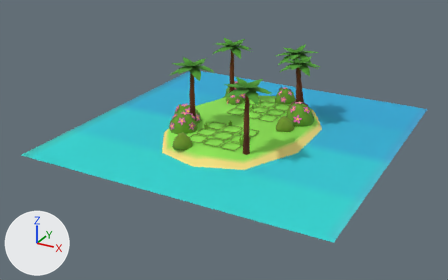
The glTF model Assets/GLTFs/Environment/FightMaps/Beach/Beach.glb, before and after one commit.
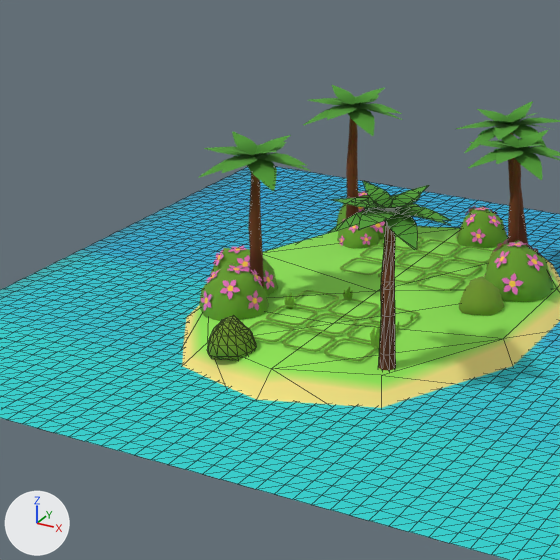
Each version is shown whole from a 50 mm camera at (15.98, -31.31, 14.74) aimed at (-0.47, -1.4, -0.22), then close up on the part from 20% to 71% of the width and 1% to 83% of the height. The axes (+X, +Y, +Z) are drawn at lower left. The lights are the same throughout. The close-ups show mesh edges as thin lines. Where no turn or scale is listed for an object, it has been applied to the vertices.

Names of what the first close-up shows: 'BushMerge.003', 'BushMerge.004', 'BushMerge.007', 'BushMerge.008', 'PalmenMerge', 'PalmenMerge.001', 'PalmenMerge.002', 'PalmenMerge.003', 'PalmenMerge.004', 'Plane', 'Plane.001', 'Plane.009'.
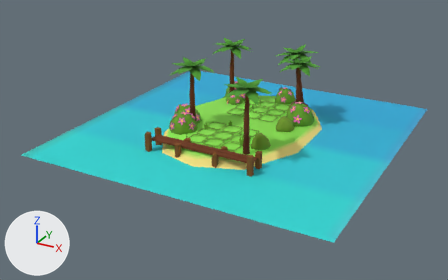
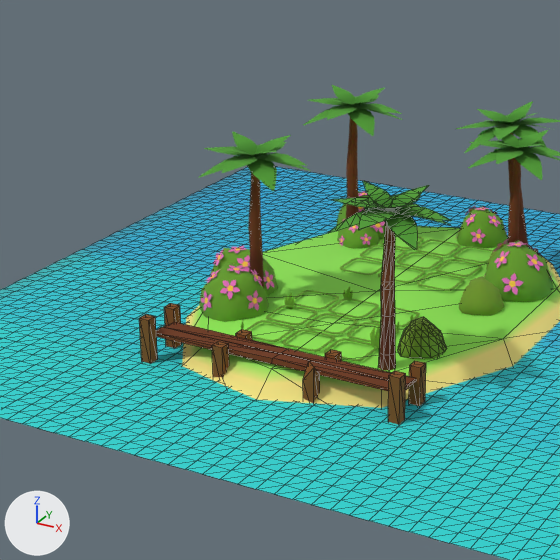
Where the change shows, as pixel boxes (x1, y1, x2, y2) in the close-ups (560 x 560 px):
'BushMerge.007', moved
    before: (207, 316, 256, 360)
    after: (398, 317, 447, 359)
'Cube.001', added (brown)
    after: (156, 327, 409, 391)
'Cube', added (brown)
    after: (163, 322, 416, 387)
'Cube.002', added (brown)
    after: (388, 371, 406, 424)
'Cube.004', added (brown)
    after: (139, 314, 158, 364)
'Cube.003', added (brown)
    after: (409, 361, 426, 406)
'Cube.008', added (brown)
    after: (212, 341, 229, 377)
'Cube.006', added (brown)
    after: (303, 361, 320, 404)
'Cube.005', added
    after: (164, 303, 182, 348)
'Cube.007', added
    after: (325, 350, 341, 361)
'Cube.009', added
    after: (236, 329, 252, 340)

Diff of the bpy script that builds the scene:
```diff
--- a/Assets/GLTFs/Environment/FightMaps/Beach/Beach.glb.py
+++ b/Assets/GLTFs/Environment/FightMaps/Beach/Beach.glb.py
@@ me_cube_012 @@
+me_cube_012.from_pydata(...)  # 8 vertices, 10 faces; spans x -0.135..0.135, y -0.135..0.135, z -0.629..0.629
+me_cube_012.materials.append(mat_beachtexture)  # picture img_texture
@@ me_cube_011 @@
+me_cube_011.from_pydata(...)  # 8 vertices, 10 faces; spans x -0.135..0.135, y -0.135..0.135, z -0.629..0.629
+me_cube_011.materials.append(mat_beachtexture)  # picture img_texture
@@ me_cube_010 @@
+me_cube_010.from_pydata(...)  # 8 vertices, 10 faces; spans x -0.135..0.135, y -0.135..0.135, z -0.629..0.629
+me_cube_010.materials.append(mat_beachtexture)  # picture img_texture
@@ me_cube_009 @@
+me_cube_009.from_pydata(...)  # 8 vertices, 10 faces; spans x -0.135..0.135, y -0.135..0.135, z -0.629..0.629
+me_cube_009.materials.append(mat_beachtexture)  # picture img_texture
@@ me_cube_008 @@
+me_cube_008.from_pydata(...)  # 8 vertices, 10 faces; spans x -0.135..0.135, y -0.135..0.135, z -0.629..0.629
+me_cube_008.materials.append(mat_beachtexture)  # picture img_texture
@@ me_cube_007 @@
+me_cube_007.from_pydata(...)  # 8 vertices, 10 faces; spans x -0.135..0.135, y -0.135..0.135, z -0.629..0.629
+me_cube_007.materials.append(mat_beachtexture)  # picture img_texture
@@ me_cube_006 @@
+me_cube_006.from_pydata(...)  # 8 vertices, 10 faces; spans x -0.135..0.135, y -0.135..0.135, z -0.629..0.629
+me_cube_006.materials.append(mat_beachtexture)  # picture img_texture
@@ me_cube_005 @@
+me_cube_005.from_pydata(...)  # 8 vertices, 10 faces; spans x -0.135..0.135, y -0.135..0.135, z -0.629..0.629
+me_cube_005.materials.append(mat_beachtexture)  # picture img_texture
@@ me_cube_003 @@
+me_cube_003.from_pydata(...)  # 12 vertices, 16 faces; spans x -3.21..3.21, y -0.18..0.18, z -0.05..0.07
+me_cube_003.materials.append(mat_beachtexture)  # picture img_texture
@@ me_cube @@
+me_cube.from_pydata(...)  # 12 vertices, 16 faces; spans x -3.21..3.21, y -0.18..0.18, z -0.05..0.05
+me_cube.materials.append(mat_beachtexture)  # picture img_texture
@@ ob_bushmerge_007 @@
 ob_bushmerge_007 = bpy.data.objects.new('BushMerge.007', me_cube_002)
-ob_bushmerge_007.location = (-1.35, -4.59, 0.37)
+ob_bushmerge_007.location = (2.49, -2.54, 0.37)
 ob_bushmerge_007.rotation_euler = (0.0, 0.0, -1.172)  # degrees (0, 0, -67)
@@ ob_cube_009 @@
+ob_cube_009 = bpy.data.objects.new('Cube.009', me_cube_012)
+ob_cube_009.location = (-1.27, -4.2, 0.12)
@@ ob_cube_008 @@
+ob_cube_008 = bpy.data.objects.new('Cube.008', me_cube_011)
+ob_cube_008.location = (-1.27, -5.2, 0.21)
@@ ob_cube_007 @@
+ob_cube_007 = bpy.data.objects.new('Cube.007', me_cube_010)
+ob_cube_007.location = (1.08, -4.2, 0.11)
@@ ob_cube_006 @@
+ob_cube_006 = bpy.data.objects.new('Cube.006', me_cube_009)
+ob_cube_006.location = (1.08, -5.2, 0.24)
@@ ob_cube_005 @@
+ob_cube_005 = bpy.data.objects.new('Cube.005', me_cube_008)
+ob_cube_005.location = (-3.25, -4.2, 0.38)
@@ ob_cube_004 @@
+ob_cube_004 = bpy.data.objects.new('Cube.004', me_cube_007)
+ob_cube_004.location = (-3.25, -5.2, 0.47)
@@ ob_cube_003 @@
+ob_cube_003 = bpy.data.objects.new('Cube.003', me_cube_006)
+ob_cube_003.location = (3.18, -4.2, 0.3)
@@ ob_cube_002 @@
+ob_cube_002 = bpy.data.objects.new('Cube.002', me_cube_005)
+ob_cube_002.location = (3.18, -5.2, 0.47)
@@ ob_cube_001 @@
+ob_cube_001 = bpy.data.objects.new('Cube.001', me_cube_003)
+ob_cube_001.location = (0.0, -4.89, 0.63)
@@ ob_cube @@
+ob_cube = bpy.data.objects.new('Cube', me_cube)
+ob_cube.location = (0.0, -4.49, 0.64)
```
